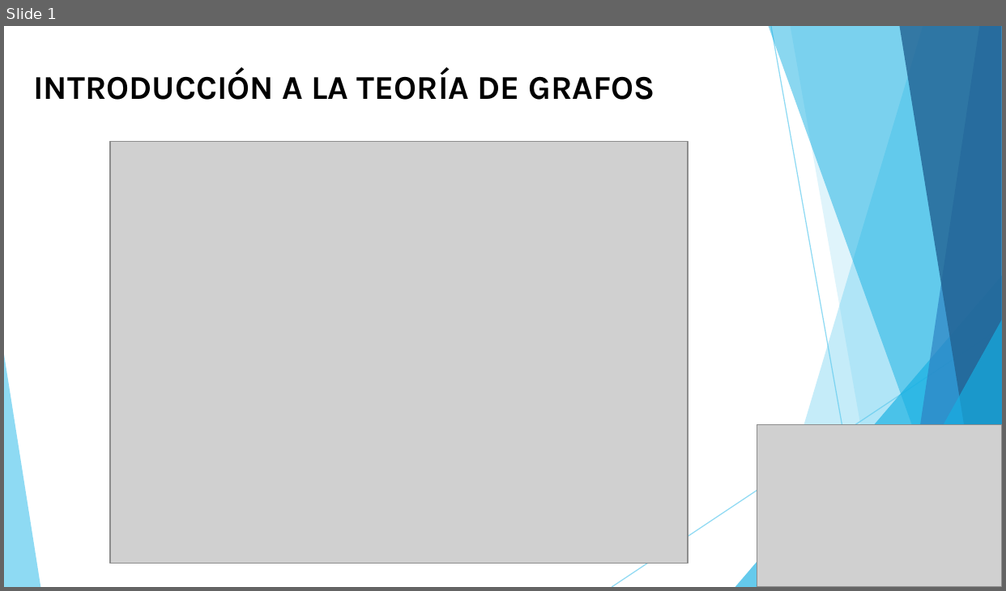
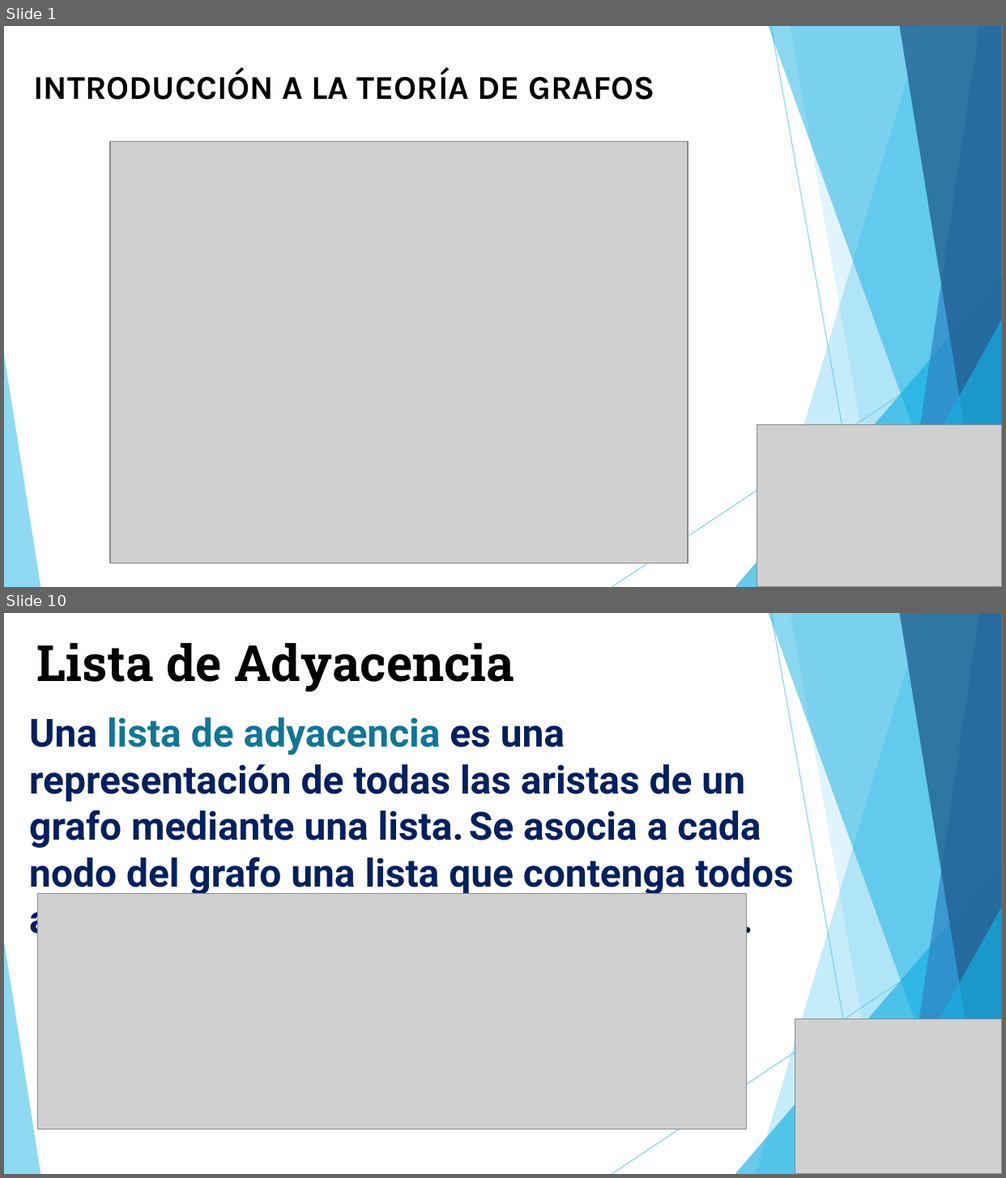
Before and after one commit to Yefri97/Introduction-to-Graph-Theory, a slide deck: PRESENTACIÓN TALLER GRAFOS.pptx. Shown one above the other, each under a label of ours: slide 1 before the commit, slides 1 and 10 after it; the slides between them are not shown. The pictures are 1006x591 and 1006x1178 pixels, drawn with LibreOffice and Linux fonts; fonts in the diff are those of the drawing; grey boxes stand for pictures. Boxes give left, top, right and bottom in pixels: in the first picture for what was removed or moved away, otherwise in the second. Text is boxed around its words. In the diff, an @@ line names an element or a change of style, - is before the commit and + after.

Commit message:
Presentación Taller Grafos - BFS

```diff
--- a/PRESENTACIÓN TALLER GRAFOS.pptx
+++ b/PRESENTACIÓN TALLER GRAFOS.pptx
@@ slide 10 added at (4, 613, 1002, 1174), background #FFFFFF; not listed: 10 template elements that a slide beside it also shows @@
@@ text added at (37, 643, 514, 692), 36 pt, text #000000, bold @@
+Lista de Adyacencia
@@ text added at (29, 717, 794, 943), 28 pt, text #002060, bold @@
+Una lista de adyacencia es una representación de todas las aristas de un grafo mediante una lista. Se asocia a cada nodo del grafo una lista que contenga todos aquellos nodos que sean adyacentes a él.
@@ picture added at (37, 893, 747, 1129) @@
@@ picture added at (795, 1019, 1002, 1174) @@
```
Also in this commit, not shown: 7 slides changed, 4 other slides added, 1 slide removed.
